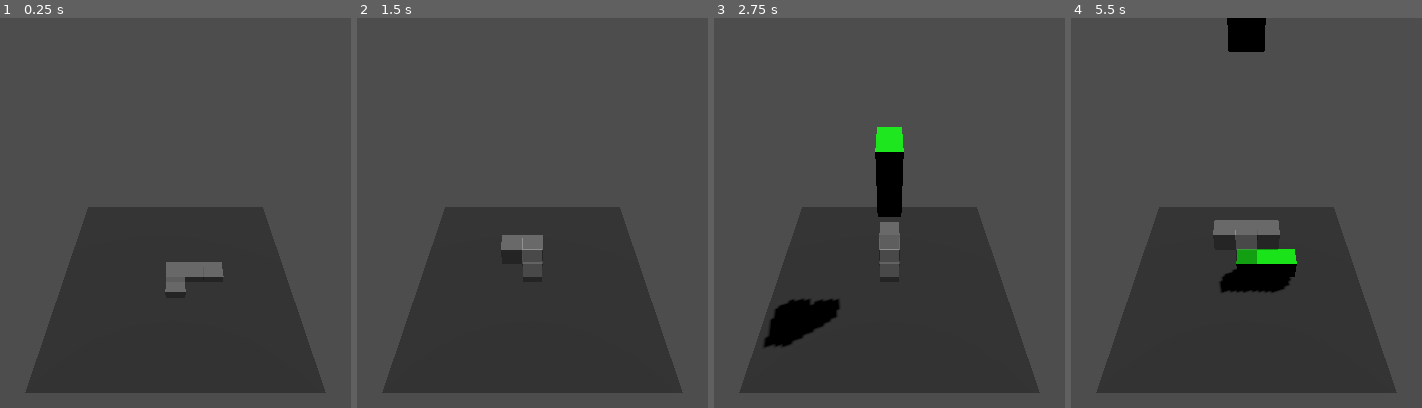
Above: before the commit, frames 1-4 (left to right).
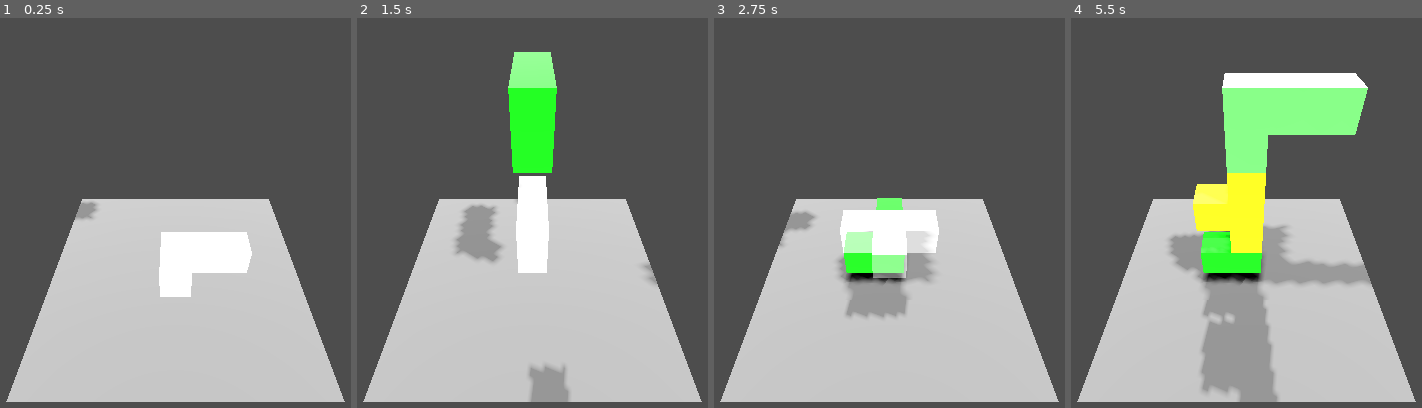
Above: after the commit, the same moments.

Repository: tuvshinerdene1/GameDevCourse2025
Game: Godot game, scene res://main.tscn
The game is run twice, just before and just after one commit, with the same random seed, the same clock (stepped at 60 frames per second) and the same inputs.
Inputs:
- Up to frame 1 (0.25 s): no input
- Up to frame 2 (1.5 s): tap Enter at 0.5 s; hold D (rotate_right) 0.53-1.28 s; hold Space (boost, bound only before the commit) 0.53-1.28 s; hold S (rotate_down) from 1.28 s (still down); tap Space (boost, bound only before the commit) at 1.35 s
- Up to frame 3 (2.75 s): release S (rotate_down) at 2.03 s; hold D (rotate_right) from 2.03 s (still down); hold Space (boost, bound only before the commit) from 2.03 s (still down)
- Up to frame 4 (5.5 s): release D (rotate_right) at 2.78 s; release Space (boost, bound only before the commit) at 2.78 s; hold W (rotate_up) 2.78-3.53 s; tap Space (boost, bound only before the commit) at 2.85, 4.35 s; hold Space (boost, bound only before the commit) 3.53-4.28 s; hold A (rotate_left) 3.53-5.03 s; hold S (rotate_down) from 5.03 s (still down); hold Space (boost, bound only before the commit) from 5.03 s (still down)

The runs differ from the first frame. In frame 1, 39% of the frame differs, in the area x 1-99%, y 46-99%; in frame 2, 43%; in frame 3, 40%; in frame 4, 48%, in the area x 1-99%, y 0-99%.

Commit message:
implemented boost

Diff:
--- a/3d-tetris/main.gd
+++ b/3d-tetris/main.gd
@@ -14,9 +14,9 @@
 var move_interval: float = 0.0
 
 var grid = []
-var grid_width = 10
-var grid_height = 25
-var grid_depth = 10
+var grid_width = 7
+var grid_height = 15
+var grid_depth = 7
 var grid_size = 1
 
 var spawn_position: Vector3
@@ -37,11 +37,12 @@
 		_auto_fall(delta)
 		current_piece.process_movement(delta)
 		ghost_piece.update_position()
+		camera_controller.camera_rotation()
 
-	if Input.is_action_just_pressed("camera_rotate_left"):
-		camera_controller.rotate_left()
-	elif Input.is_action_just_pressed("camera_rotate_right"):
-		camera_controller.rotate_right()
+	#if Input.is_action_just_pressed("camera_rotate_left"):
+		#camera_controller.rotate_left()
+	#elif Input.is_action_just_pressed("camera_rotate_right"):
+		#camera_controller.rotate_right()
 
 func _setup_spawn_point():
 	spawn_position = Vector3(
@@ -103,8 +104,12 @@
 	time_since_last_move += delta
 	var current_move_interval = move_interval
 
-	if Input.is_action_pressed("boost"):
+	if Input.is_action_just_pressed("boost_left") and Input.is_action_pressed(("boost_right")):
+		current_piece.global_position = ghost_piece.global_position
+
+	elif Input.is_action_pressed("boost_left") or Input.is_action_pressed(("boost_right")):
 		current_move_interval /= boost_multiplier
+
 
 	if time_since_last_move >= current_move_interval:
 		if current_piece.move_down(grid_size):
@@ -168,7 +173,7 @@
 	# Position remains the same to center the plane
 	ground.position = Vector3(
 		(grid_width * grid_size - grid_size) / 2.0,
-		0,
+		-grid_size,
 		(grid_depth * grid_size - grid_size) / 2.0
 	)
 
--- a/3d-tetris/main.tscn
+++ b/3d-tetris/main.tscn
@@ -1,12 +1,44 @@
-[gd_scene load_steps=2 format=3 uid="uid://xfps6kkvm372"]
+[gd_scene load_steps=5 format=3 uid="uid://xfps6kkvm372"]
 
 [ext_resource type="Script" uid="uid://c82iq2yyn4g6u" path="res://main.gd" id="1_ig7tw"]
+
+[sub_resource type="BoxShape3D" id="BoxShape3D_7dm0k"]
+size = Vector3(10, 2, 10)
+
+[sub_resource type="StandardMaterial3D" id="StandardMaterial3D_ig7tw"]
+albedo_color = Color(0.431373, 1, 1, 1)
+
+[sub_resource type="BoxMesh" id="BoxMesh_ig7tw"]
+material = SubResource("StandardMaterial3D_ig7tw")
+size = Vector3(11, 2, 11)
 
 [node name="Main" type="Node"]
 script = ExtResource("1_ig7tw")
 speed = 1.8
 boost_multiplier = 6.0
 
+[node name="ground" type="StaticBody3D" parent="."]
+transform = Transform3D(1, 0, 0, 0, 1, 0, 0, 0, 1, 4, -2, 4)
+visible = false
+
+[node name="CollisionShape3D" type="CollisionShape3D" parent="ground"]
+shape = SubResource("BoxShape3D_7dm0k")
+
+[node name="MeshInstance3D" type="MeshInstance3D" parent="ground/CollisionShape3D"]
+mesh = SubResource("BoxMesh_ig7tw")
+
 [node name="DirectionalLight3D" type="DirectionalLight3D" parent="."]
-transform = Transform3D(0.773254, -0.338297, 0.536314, -0.617767, -0.211208, 0.757466, -0.142975, -0.917031, -0.372306, -0.176361, 320.567, 232.438)
+transform = Transform3D(0.583446, -0.286702, -0.759864, 0.665497, -0.367511, 0.649653, -0.465515, -0.884724, -0.0236234, -5.58338, 10, 5)
 shadow_enabled = true
+
+[node name="DirectionalLight3D2" type="DirectionalLight3D" parent="."]
+transform = Transform3D(0.705468, 0.588795, 0.394507, -0.449, -0.0593923, 0.891556, 0.548374, -0.806098, 0.22247, 14.1198, 10, 5)
+shadow_enabled = true
+
+[node name="DirectionalLight3D3" type="DirectionalLight3D" parent="."]
+transform = Transform3D(0.264863, -0.962858, -0.0524639, -0.720522, -0.233773, 0.652839, -0.640855, -0.135111, -0.755678, 1.34328, 10, -7.70737)
+shadow_enabled = true
+
+[node name="DirectionalLight3D4" type="DirectionalLight3D" parent="."]
+transform = Transform3D(-0.274442, 0.960596, 0.0440208, -0.720305, -0.235688, 0.65239, 0.637058, 0.147334, 0.756604, 5.96658, 10, 16.1959)
+shadow_enabled = true
--- a/3d-tetris/project.godot
+++ b/3d-tetris/project.godot
@@ -45,11 +45,10 @@
 , Object(InputEventKey,"resource_local_to_scene":false,"resource_name":"","device":-1,"window_id":0,"alt_pressed":false …(186 unchanged characters)…
 ]
 }
-boost={
+boost_left={
 "deadzone": 0.2,
 "events": [Object(InputEventKey,"resource_local_to_scene":false,"resource_name":"","device":-1,"window_id":0,"alt_press …(191 unchanged characters)…
 , Object(InputEventJoypadButton,"resource_local_to_scene":false,"resource_name":"","device":-1,"button_index":9,"pressure":0.0,"pressed":true,"script":null)
-, Object(InputEventJoypadButton,"resource_local_to_scene":false,"resource_name":"","device":-1,"button_index":10,"pressure":0.0,"pressed":true,"script":null)
 ]
 }
 rotate_left={
@@ -90,3 +89,8 @@
 "events": [Object(InputEventJoypadMotion,"resource_local_to_scene":false,"resource_name":"","device":-1,"axis":4,"axis_value":1.0,"script":null)
 ]
 }
+boost_right={
+"deadzone": 0.2,
+"events": [Object(InputEventJoypadButton,"resource_local_to_scene":false,"resource_name":"","device":-1,"button_index":10,"pressure":0.0,"pressed":true,"script":null)
+]
+}
--- a/3d-tetris/scripts/camera_controller.gd
+++ b/3d-tetris/scripts/camera_controller.gd
@@ -43,5 +43,11 @@
 		camera_angle = 0
 	_update_camera_position()
 
+func camera_rotation():
+		if Input.is_action_just_pressed("camera_rotate_left"):
+			rotate_left()
+		elif Input.is_action_just_pressed("camera_rotate_right"):
+			rotate_right()
+
 func get_camera_angle() -> int:
 	return camera_angle
--- a/3d-tetris/scripts/piece_controller.gd
+++ b/3d-tetris/scripts/piece_controller.gd
@@ -52,22 +52,26 @@
 		var rotated = false
 		var rotation_axis = Vector3.ZERO
 
-		if Input.is_action_just_pressed("rotate_left"):
-			rotation_axis = Vector3.UP
+		var camera = get_viewport().get_camera_3d()
+		var camera_forward = -camera.global_transform.basis.z
+		var camera_right = camera.global_transform.basis.x
+
+		camera_forward.y = 0
+		camera_forward = camera_forward.normalized()
+		camera_right.y = 0
+		camera_right = camera_right.normalized()
+
+		if Input.is_action_just_pressed("rotate_up"):  # Flip away from camera
+			rotation_axis = -camera_right
 			rotated = true
-		elif Input.is_action_just_pressed("rotate_right"):
-			rotation_axis = Vector3.DOWN
+		elif Input.is_action_just_pressed("rotate_down"):  # Flip towards camera
+			rotation_axis = camera_right
 			rotated = true
-		elif Input.is_action_just_pressed("rotate_up") or Input.is_action_just_pressed("rotate_down"):
-			var camera = get_viewport().get_camera_3d()
-			var camera_right = camera.global_transform.basis.x
-			camera_right.y = 0
-			camera_right = camera_right.normalized()
-
-			if Input.is_action_just_pressed("rotate_up"):
-				rotation_axis = -camera_right
-			else:
-				rotation_axis = camera_right
+		elif Input.is_action_just_pressed("rotate_left"):  # Flip left (screen-relative)
+			rotation_axis = -camera_forward
+			rotated = true
+		elif Input.is_action_just_pressed("rotate_right"):  # Flip right (screen-relative)
+			rotation_axis = camera_forward
 			rotated = true
 
 		if rotated:
